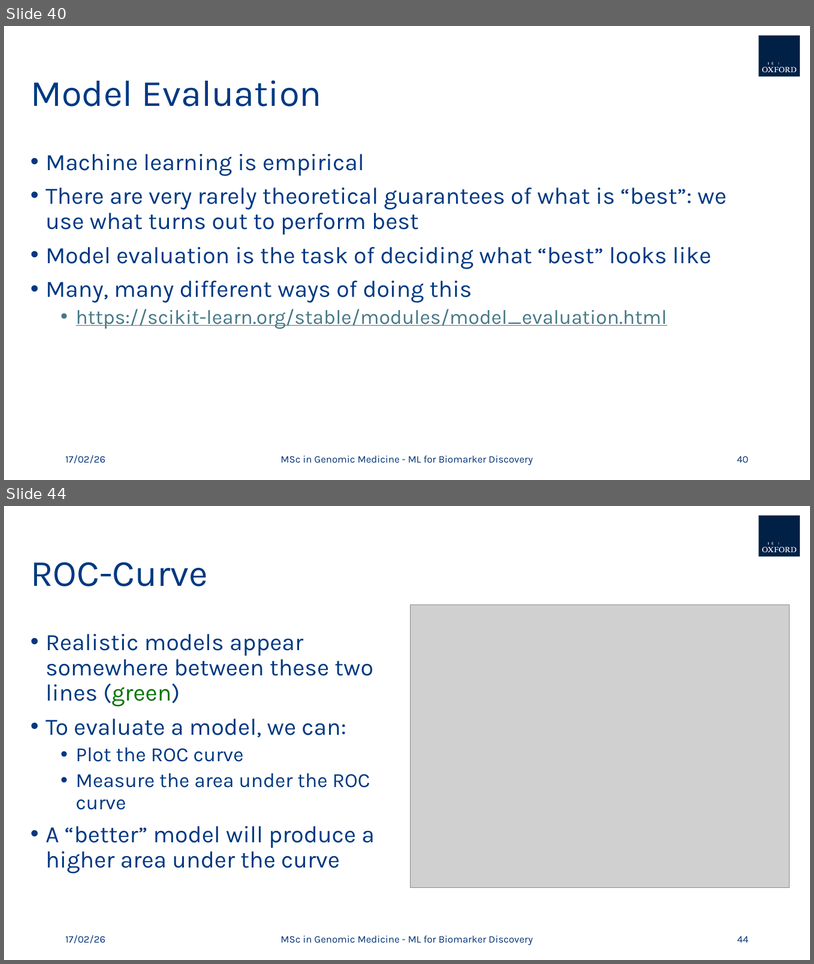
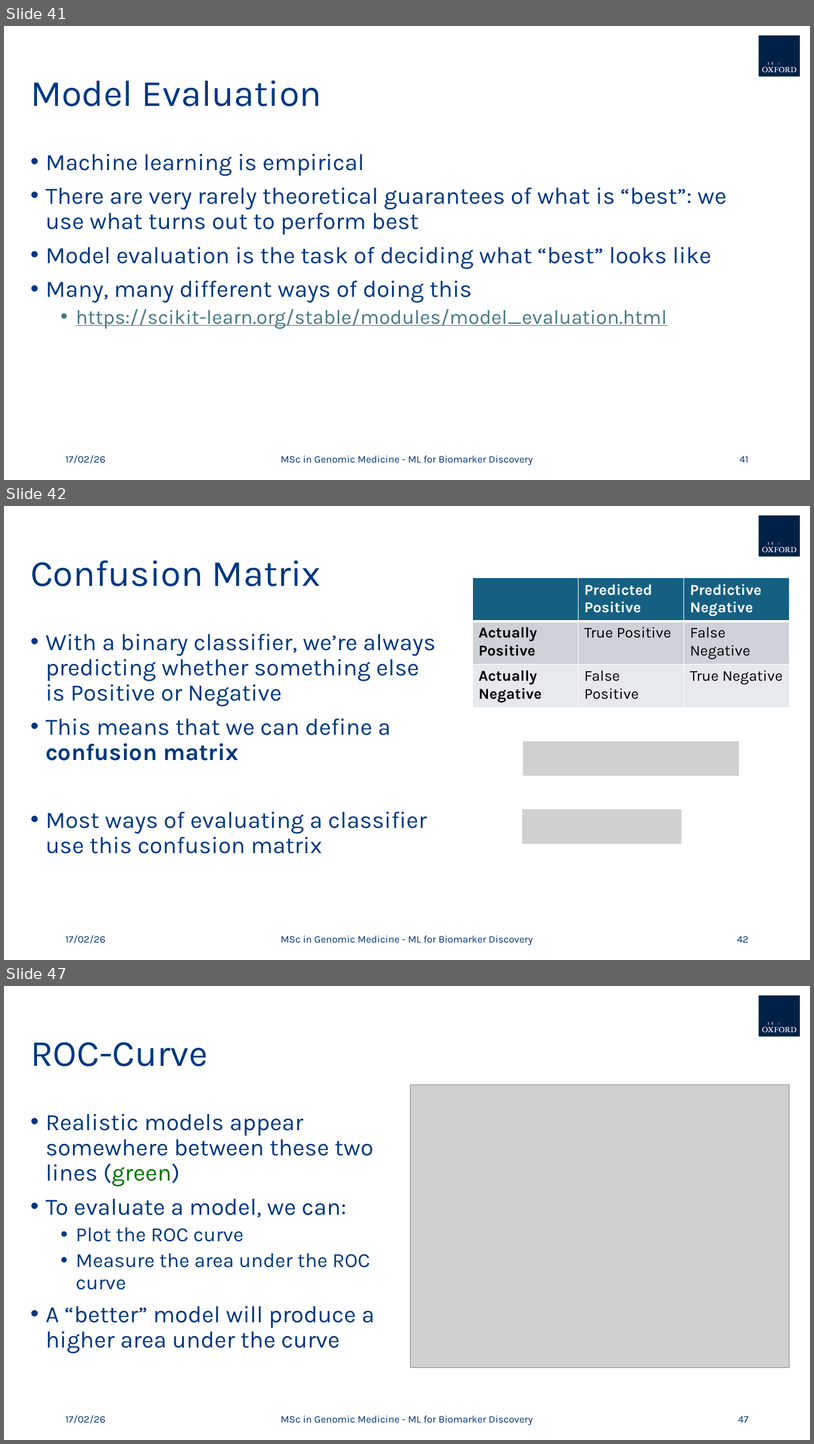
Before and after one commit to griffinfarrow/ML_for_Biomarker_Discovery, a slide deck: ml_for_biomarker_discovery.pptx. Shown one above the other, each under a label of ours: slides 40 and 44 before the commit, slides 41, 42 and 47 after it; the slides between them are not shown. The pictures are 814x964 and 814x1444 pixels, drawn with LibreOffice and Linux fonts; fonts in the diff are those of the drawing; grey boxes stand for pictures; background and template pictures are left out. Boxes give left, top, right and bottom in pixels: in the first picture for what was removed or moved away, otherwise in the second. Text is boxed around its words. In the diff, an @@ line names an element or a change of style, - is before the commit and + after.

```diff
--- a/ml_for_biomarker_discovery.pptx
+++ b/ml_for_biomarker_discovery.pptx
@@ slide 42 added at bbox=[4, 506, 810, 960], background #FFFFFF; not listed: 5 template elements that a slide beside it also shows @@
@@ title added at bbox=[30, 560, 321, 586], 44 pt, text #003882 @@
+Confusion Matrix
@@ table added at bbox=[473, 578, 791, 708], 3 rows, 3 columns @@
+ | Predicted Positive | Predictive Negative
+Actually Positive | True Positive | False Negative
+Actually Negative | False Positive | True Negative
@@ text added at bbox=[45, 634, 436, 853], 28 pt, text #003882 @@
+• With a binary classifier, we’re always predicting whether something else is Positive or Negative
+• This means that we can define a confusion matrix
+• Most ways of evaluating a classifier use this confusion matrix
@@ picture added at bbox=[524, 741, 740, 775] @@
@@ picture added at bbox=[522, 809, 681, 844] @@
@@ text added at bbox=[65, 934, 105, 943], 12 pt, text #003273 @@
+17/02/26
@@ text added at bbox=[281, 935, 533, 945], 12 pt, text #003273 @@
+MSc in Genomic Medicine - ML for Biomarker Discovery
@@ page number added at bbox=[737, 936, 749, 942], 12 pt, text #003273 @@
+42
@@ what was slide 40 is now slide 41 @@
@@ page number at bbox=[740, 456, 749, 462]: text changed @@
-40
+41
@@ what was slide 44 is now slide 47 @@
@@ page number at bbox=[738, 1416, 749, 1422]: text changed @@
-44
+47
```
Also in this commit, not shown: 5 slides changed, 2 other slides added.
